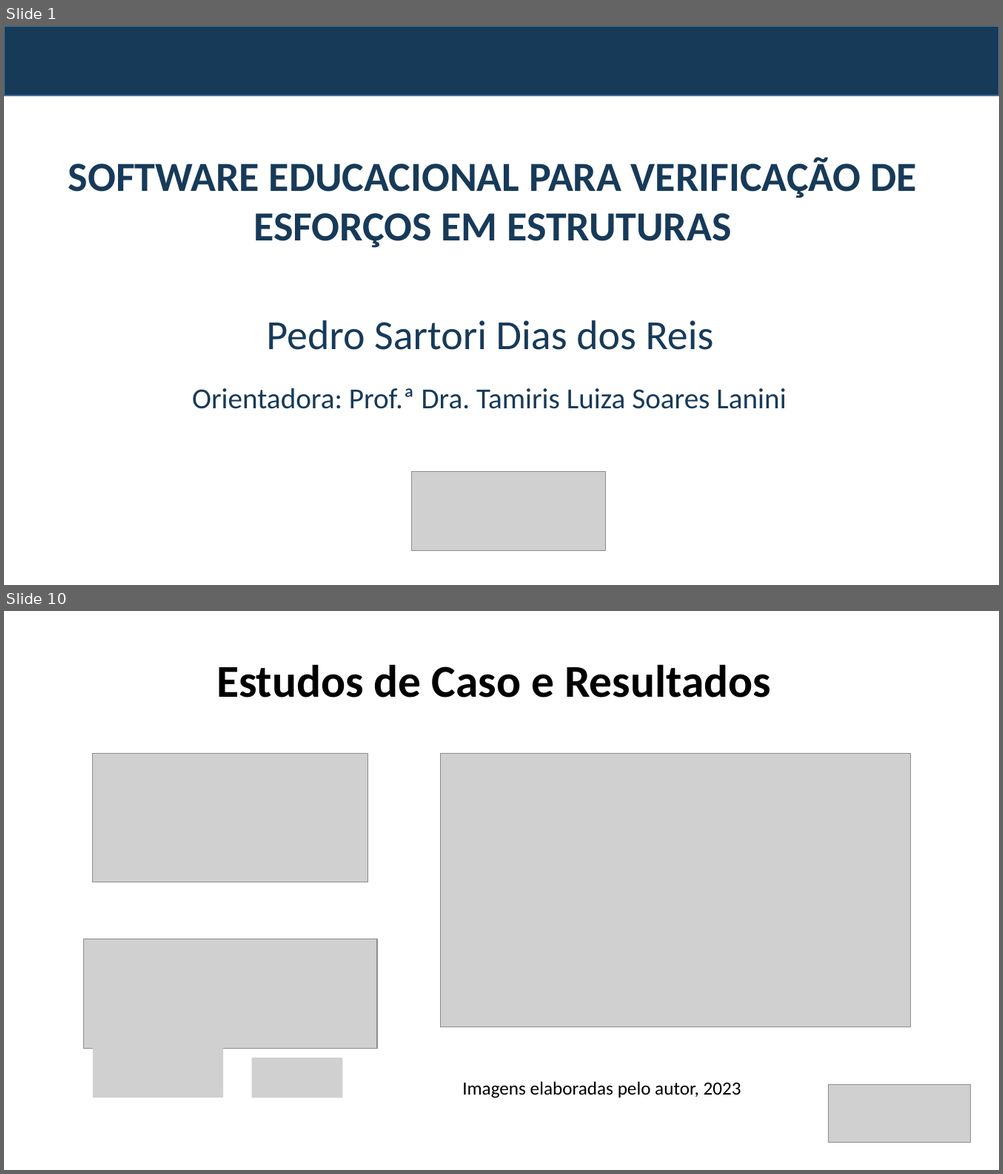
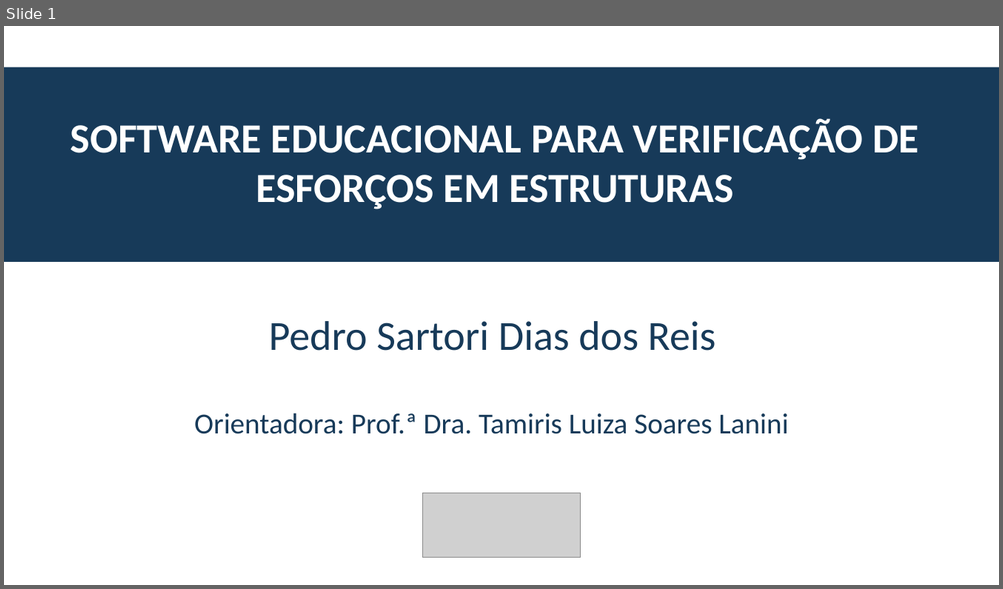
Before and after one commit to pedrosdr/TCC_Engenharia_Civil, a slide deck: apresentacao_tcc.pptx. Shown one above the other, each under a label of ours: slides 1 and 10 before the commit, slide 1 after it; the slides between them are not shown. The pictures are 1003x1174 and 1003x589 pixels, drawn with LibreOffice and Linux fonts; fonts in the diff are those of the drawing; grey boxes stand for pictures; background and template pictures are left out. Boxes give left, top, right and bottom in pixels: in the first picture for what was removed or moved away, otherwise in the second. Text is boxed around its words. In the diff, an @@ line names an element or a change of style, - is before the commit and + after.

```diff
--- a/apresentacao_tcc.pptx
+++ b/apresentacao_tcc.pptx
@@ slide 10 removed at (x1=4, y1=611, x2=999, y2=1170), background #FFFFFF @@
@@ text removed at (x1=216, y1=664, x2=771, y2=698) @@
-Estudos de Caso e Resultados
@@ picture removed at (x1=93, y1=754, x2=367, y2=882) @@
@@ picture removed at (x1=441, y1=754, x2=910, y2=1028) @@
@@ picture removed at (x1=83, y1=940, x2=377, y2=1049) @@
@@ picture removed at (x1=93, y1=1048, x2=223, y2=1098) @@
@@ picture removed at (x1=252, y1=1058, x2=343, y2=1098) @@
@@ text removed at (x1=462, y1=1082, x2=741, y2=1099) @@
-Imagens elaboradas pelo autor, 2023
@@ picture removed at (x1=828, y1=1085, x2=970, y2=1143) @@
@@ slide 1 changed as well @@
@@ rectangle removed at (x1=4, y1=26, x2=999, y2=96) @@
@@ rectangle added at (x1=4, y1=67, x2=999, y2=262), fill #173A59 @@
@@ text "SOFTWARE EDUCACIONAL PARA VERIFICAÇÃO DE ..." moved from (x1=68, y1=157, x2=916, y2=248) to (x1=71, y1=118, x2=919, y2=210) @@
@@ text "SOFTWARE EDUCACIONAL PARA VERIFICAÇÃO DE ..." at (x1=71, y1=118, x2=919, y2=210): text colour #173A59 to #FFFFFF @@
@@ text "Pedro Sartori Dias dos Reis" moved from (x1=266, y1=321, x2=714, y2=350) to (x1=269, y1=321, x2=716, y2=351) @@
@@ text "Orientadora: Prof.ª Dra. Tamiris Luiza ..." moved from (x1=192, y1=388, x2=785, y2=409) to (x1=194, y1=413, x2=788, y2=434) @@
@@ picture resized from (x1=412, y1=471, x2=606, y2=551) to (x1=423, y1=494, x2=580, y2=559) @@
```
Also in this commit, not shown: 1 other slide changed, 18 slides added, 8 other slides removed, 3 other files.
